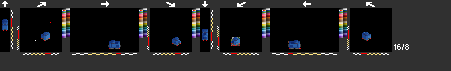
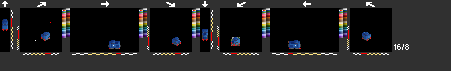
Layers edited between the first and the second w=451, h=71 image:
showed "1_srj", painted on it over [2, 20, 371, 46]
